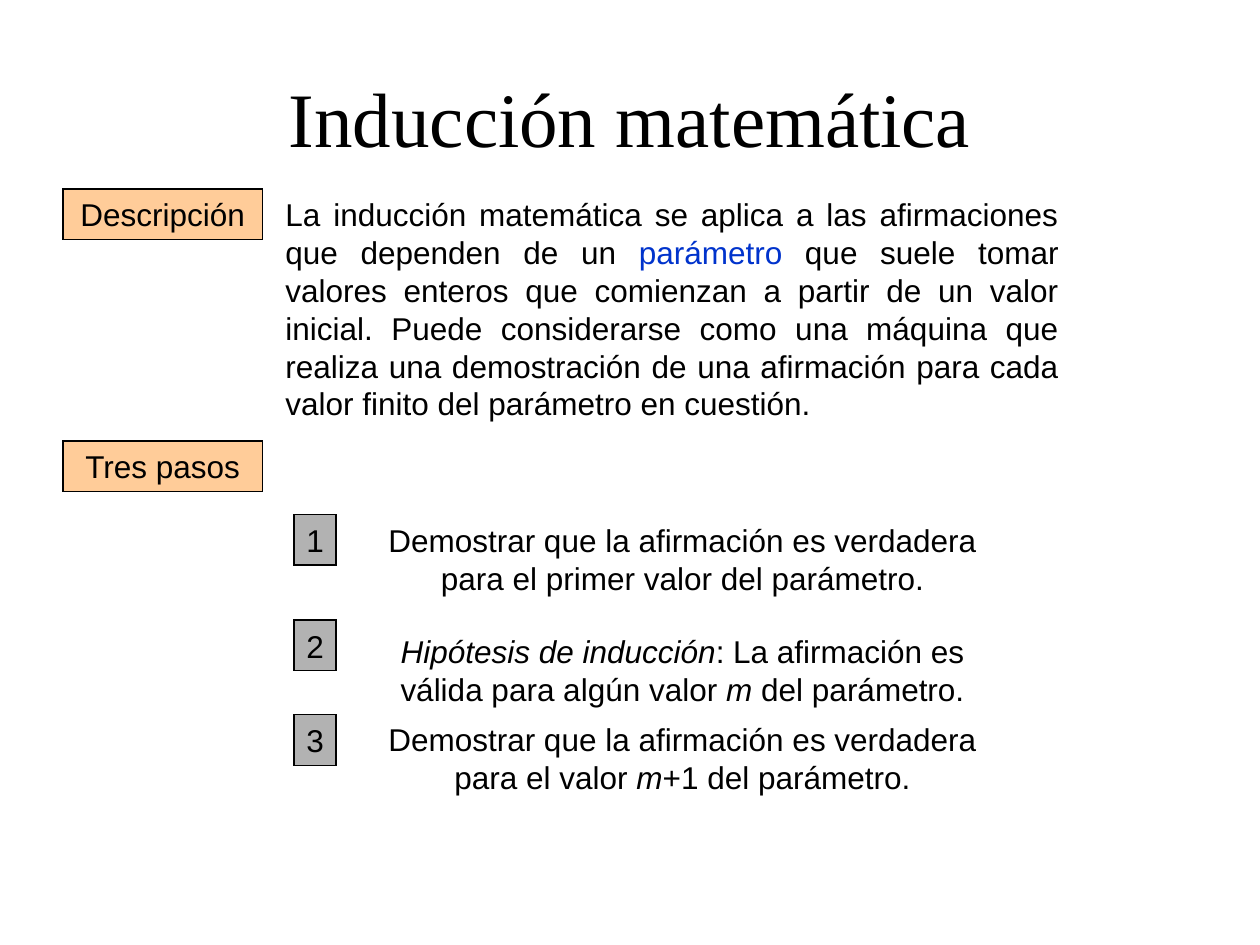
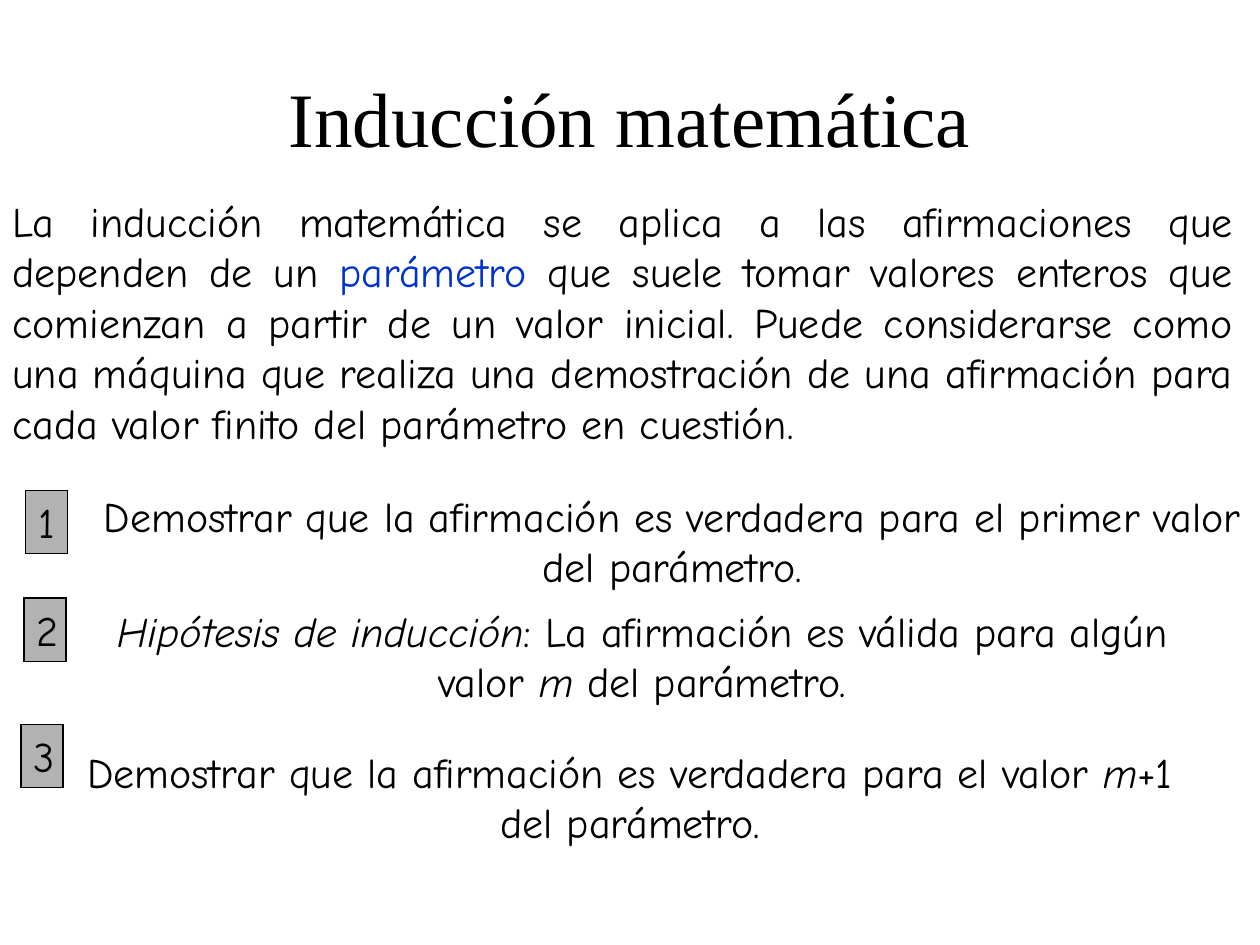
Before and after one commit to jc-gi/tc, a slide deck: slide 19 of slides/Def_Teo_Demostracion.ppt. Drawn at 1260x945 pixels with LibreOffice and Linux fonts; fonts in the diff are those of the drawing. Boxes give left, top, right and bottom in pixels: in the first picture for what was removed or moved away, otherwise in the second. Text is boxed around its words. In the diff, an @@ line names an element or a change of style, - is before the commit and + after.

```diff
--- a/slides/Def_Teo_Demostracion.ppt
+++ b/slides/Def_Teo_Demostracion.ppt
@@ text "La inducción matemática se aplica ..." moved from (x1=285, y1=202, x2=1059, y2=421) to (x1=12, y1=205, x2=1233, y2=448) @@
@@ rectangle removed at (x1=63, y1=189, x2=262, y2=239) @@
-Descripción
@@ rectangle removed at (x1=63, y1=441, x2=262, y2=491) @@
-Tres pasos
@@ rectangle "1" resized from (x1=294, y1=514, x2=335, y2=564) to (x1=25, y1=490, x2=67, y2=553) @@
@@ text at (x1=104, y1=500, x2=1241, y2=591): text changed; size 18 to 24 pt; font Arial to Comic Neue @@
-Demostrar que la afirmación es verdadera para el valor m+1 del parámetro.
+Demostrar que la afirmación es verdadera para el primer valor del parámetro.
@@ rectangle "2" resized from (x1=294, y1=620, x2=335, y2=670) to (x1=24, y1=598, x2=66, y2=662) @@
@@ text "Hipótesis de inducción: La afirmación ..." moved from (x1=401, y1=639, x2=964, y2=707) to (x1=117, y1=615, x2=1168, y2=706) @@
@@ size 18 to 24 pt, font Arial to Comic Neue in 5 elements at (x1=12, y1=205, x2=1233, y2=448), (x1=117, y1=615, x2=1168, y2=706), (x1=24, y1=598, x2=66, y2=662), (x1=25, y1=490, x2=67, y2=553), (x1=21, y1=724, x2=63, y2=788) @@
@@ rectangle "3" resized from (x1=294, y1=714, x2=335, y2=765) to (x1=21, y1=724, x2=63, y2=788) @@
@@ text at (x1=87, y1=756, x2=1172, y2=847): text changed; size 18 to 24 pt; font Arial to Comic Neue @@
-Demostrar que la afirmación es verdadera para el primer valor del parámetro.
+Demostrar que la afirmación es verdadera para el valor m+1 del parámetro.
```
Also in this commit, not shown: 55 other slides changed, 26 slides added, 1 slide removed, 2 other files.
